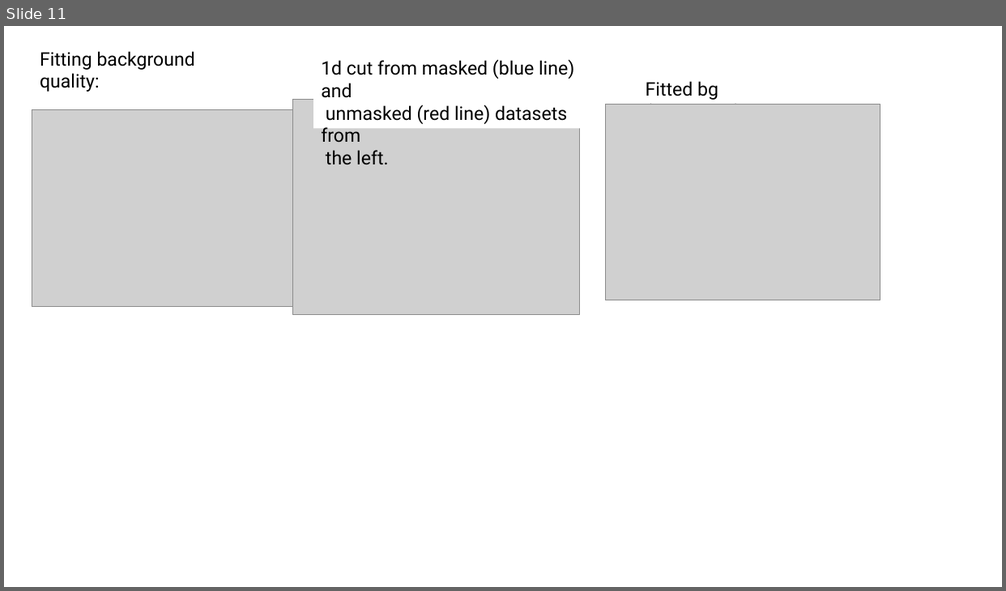
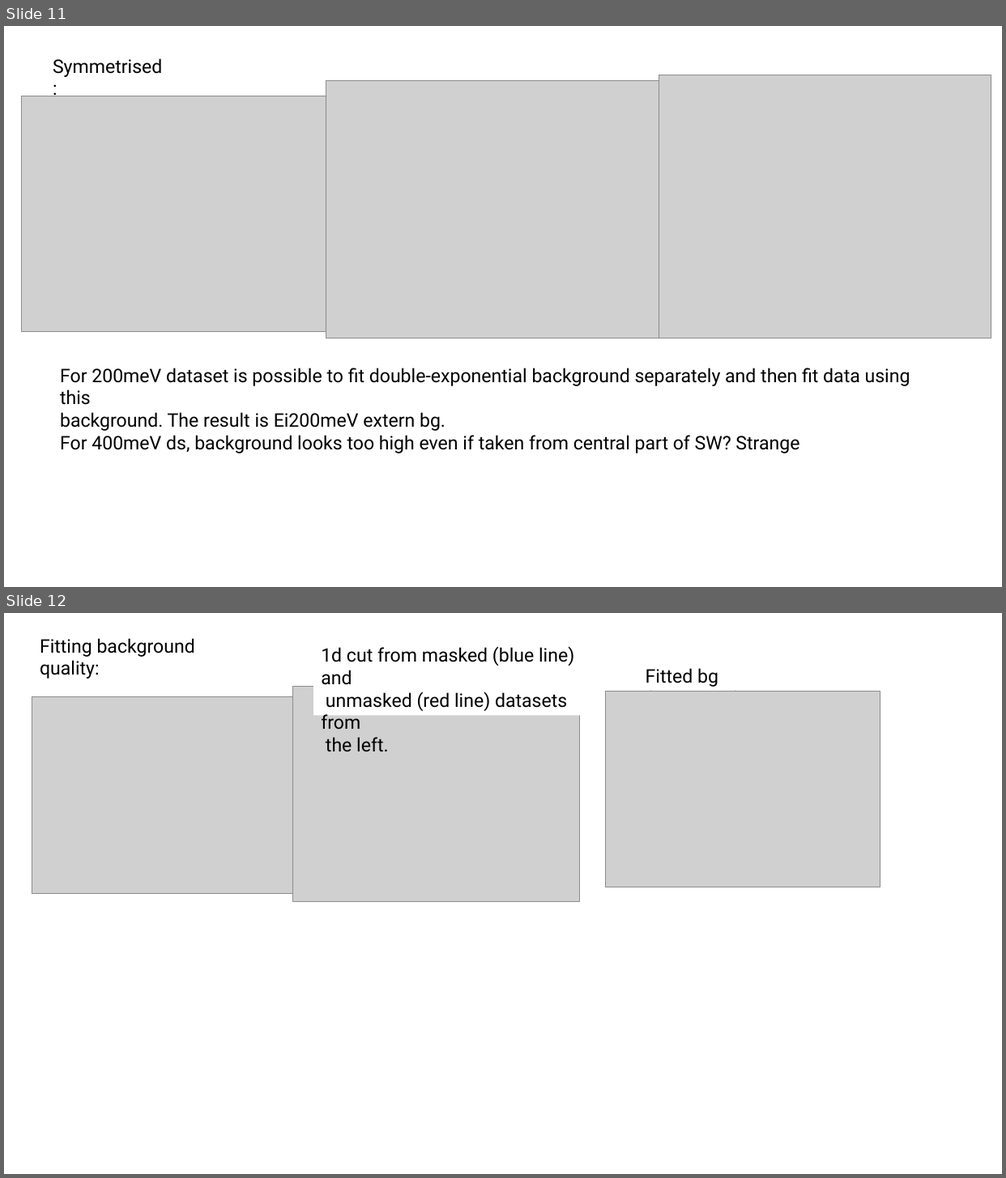
Before and after one commit to abuts/Fe, a slide deck: Data/DFT2025/TheoryExperComparison.pptx. Shown one above the other, each under a label of ours: slide 11 before the commit, slides 11 and 12 after it. The pictures are 1006x591 and 1006x1178 pixels, drawn with LibreOffice and Linux fonts; fonts in the diff are those of the drawing; grey boxes stand for pictures. Boxes give left, top, right and bottom in pixels: in the first picture for what was removed or moved away, otherwise in the second. Text is boxed around its words. In the diff, an @@ line names an element or a change of style, - is before the commit and + after.

Commit message:
changes related to fitting with external background. New format live files for GH direction

```diff
--- a/Data/DFT2025/TheoryExperComparison.pptx
+++ b/Data/DFT2025/TheoryExperComparison.pptx
@@ slide 11 added at (4, 26, 1002, 587), background #FFFFFF @@
@@ text added at (53, 58, 162, 77), 18 pt, text #000000 @@
+Symmetrised:
@@ picture added at (22, 96, 337, 331) @@
@@ picture added at (326, 80, 670, 338) @@
@@ picture added at (659, 75, 991, 339) @@
@@ text added at (60, 368, 910, 454), 18 pt, text #000000 @@
+For 200meV dataset is possible to fit double-exponential background separately and then fit data using this
+background. The result is Ei200meV extern bg.
+For 400meV ds, background looks too high even if taken from central part of SW? Strange
@@ what was slide 11 is now slide 12 @@
```
Also in this commit, not shown: 9 other files.
